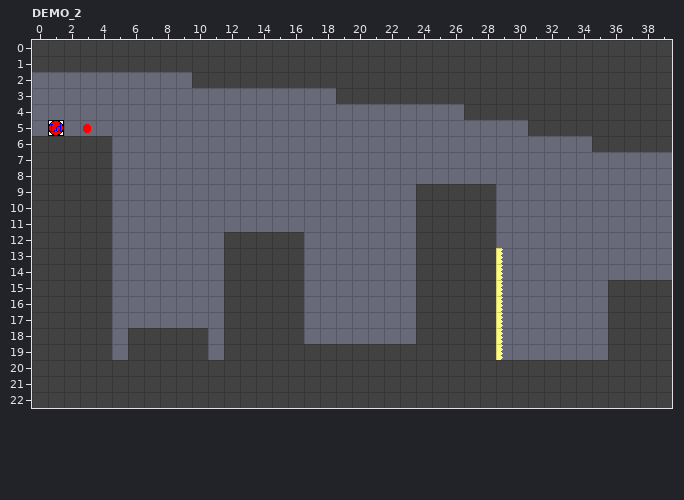
Two versions of a level (LDtk project, Assets/Resources/LDtk/Demo.ldtk). Above is the file before it was changed.
Cells are 16x16 px. Shown: DEMO_2 x 0..39, y 0..22. The commit also changed other parts of the map, which this record leaves out.
The result:
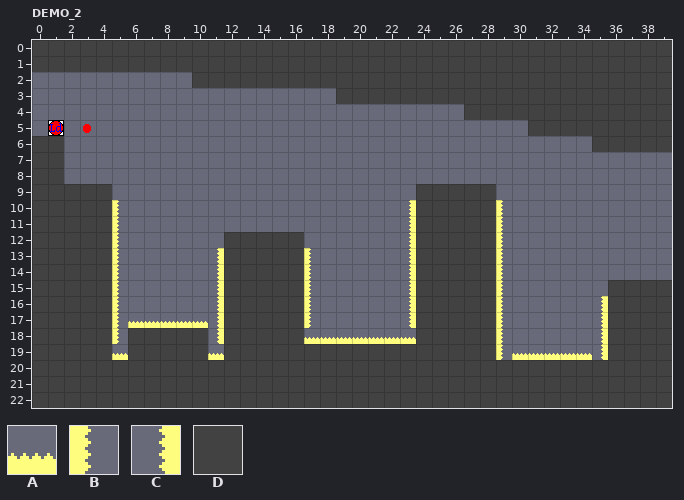
Key: from "ENTITIES": A 16, B 24, C 25; from "GROUND": D 0.
_ is an empty cell.
The exact change:
{"where": "layer \"GROUND\""}
{"y":6,"x":2,"old":"DDD","new":"___"}
{"y":7,"x":2,"old":"DDD","new":"___"}
{"y":8,"x":2,"old":"DDD","new":"___"}
{"where": "layer \"ENTITIES\""}
{"y":10,"x":5,"old":"_","new":"B"}
{"y":10,"x":23,"old":"_","new":"C"}
{"y":10,"x":29,"old":"_","new":"B"}
{"y":11,"x":5,"old":"_","new":"B"}
{"y":11,"x":23,"old":"_","new":"C"}
{"y":11,"x":29,"old":"_","new":"B"}
{"y":12,"x":5,"old":"_","new":"B"}
{"y":12,"x":23,"old":"_","new":"C"}
{"y":12,"x":29,"old":"_","new":"B"}
{"y":13,"x":5,"old":"_","new":"B"}
{"y":13,"x":11,"old":"_","new":"C"}
{"y":13,"x":17,"old":"_","new":"B"}
{"y":13,"x":23,"old":"_","new":"C"}
{"y":14,"x":5,"old":"_","new":"B"}
{"y":14,"x":11,"old":"_","new":"C"}
{"y":14,"x":17,"old":"_","new":"B"}
{"y":14,"x":23,"old":"_","new":"C"}
{"y":15,"x":5,"old":"_","new":"B"}
{"y":15,"x":11,"old":"_","new":"C"}
{"y":15,"x":17,"old":"_","new":"B"}
{"y":15,"x":23,"old":"_","new":"C"}
{"y":16,"x":5,"old":"_","new":"B"}
{"y":16,"x":11,"old":"_","new":"C"}
{"y":16,"x":17,"old":"_","new":"B"}
{"y":16,"x":23,"old":"_","new":"C"}
{"y":16,"x":35,"old":"_","new":"C"}
{"y":17,"x":5,"old":"_______","new":"BAAAAAC"}
{"y":17,"x":17,"old":"_","new":"B"}
{"y":17,"x":23,"old":"_","new":"C"}
{"y":17,"x":35,"old":"_","new":"C"}
{"y":18,"x":5,"old":"_","new":"B"}
{"y":18,"x":11,"old":"_","new":"C"}
{"y":18,"x":17,"old":"_______","new":"AAAAAAA"}
{"y":18,"x":35,"old":"_","new":"C"}
{"y":19,"x":5,"old":"_","new":"A"}
{"y":19,"x":11,"old":"_","new":"A"}
{"y":19,"x":30,"old":"______","new":"AAAAAC"}
